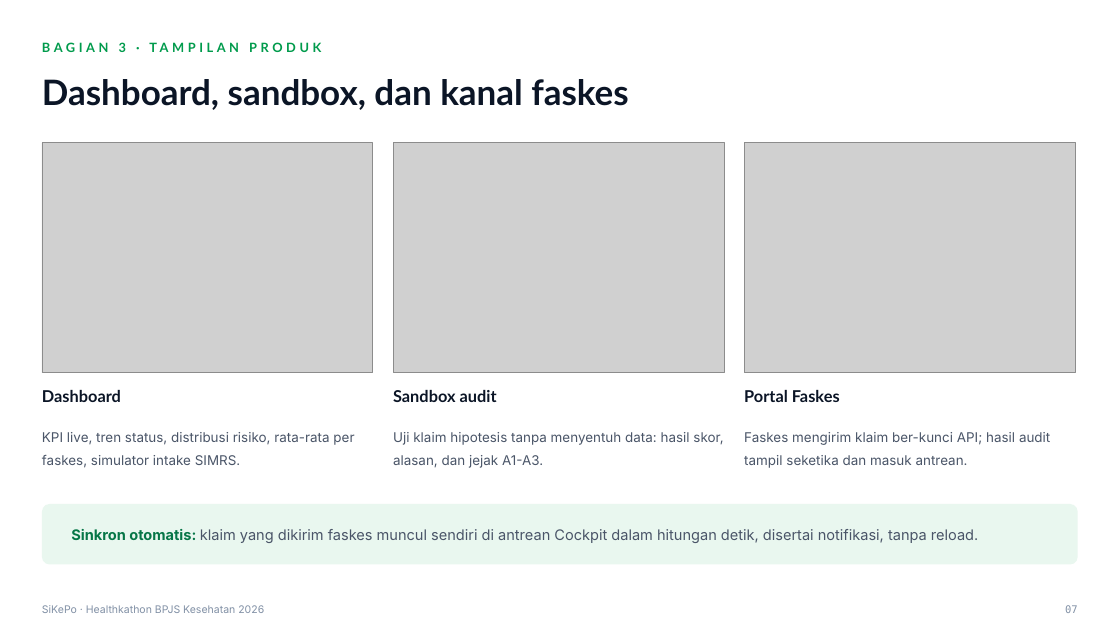
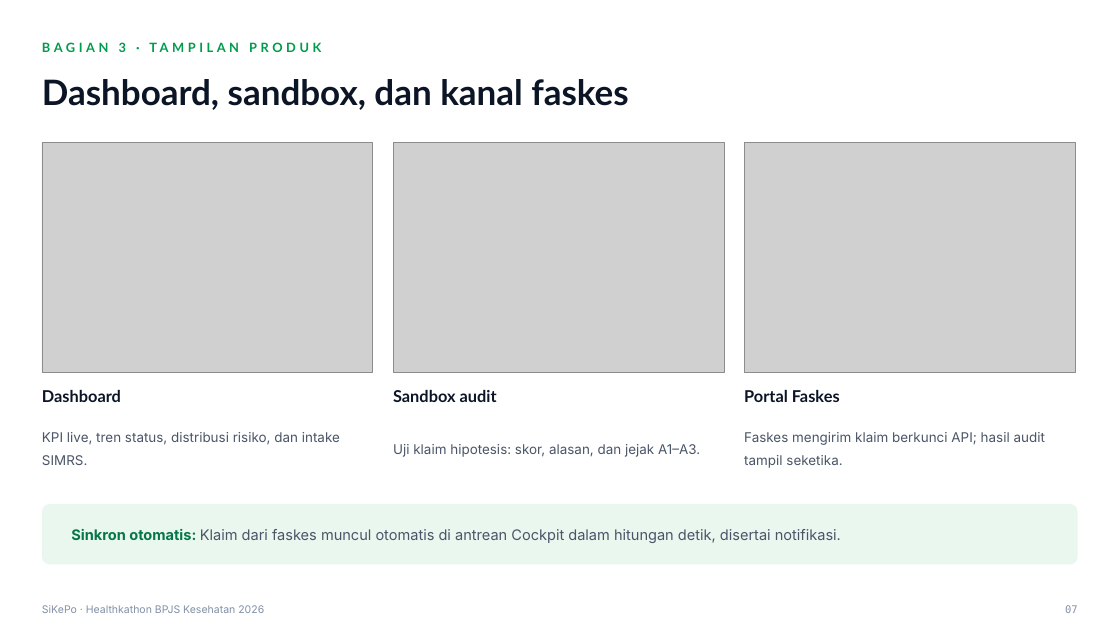
Before and after one commit to dkfadhila/sikepo, a slide deck: slide 7 of proposal/Proposal_SiKePo_Healthkathon2026.pptx. Drawn at 1120x630 pixels with LibreOffice and Linux fonts; fonts in the diff are those of the drawing; grey boxes stand for pictures. Boxes give left, top, right and bottom in pixels: in the first picture for what was removed or moved away, otherwise in the second. Text is boxed around its words. In the diff, an @@ line names an element or a change of style, - is before the commit and + after.

```diff
--- a/proposal/Proposal_SiKePo_Healthkathon2026.pptx
+++ b/proposal/Proposal_SiKePo_Healthkathon2026.pptx
@@ text at bbox=[42, 432, 340, 465]: text changed @@
-KPI live, tren status, distribusi risiko, rata-rata per faskes, simulator intake SIMRS.
+KPI live, tren status, distribusi risiko, dan intake SIMRS.
@@ text at bbox=[393, 444, 700, 457]: text changed @@
-Uji klaim hipotesis tanpa menyentuh data: hasil skor, alasan, dan jejak A1-A3.
+Uji klaim hipotesis: skor, alasan, dan jejak A1–A3.
@@ text at bbox=[744, 432, 1045, 468]: text changed @@
-Faskes mengirim klaim ber-kunci API; hasil audit tampil seketika dan masuk antrean.
+Faskes mengirim klaim berkunci API; hasil audit tampil seketika.
@@ text at bbox=[71, 529, 841, 543]: text changed @@
-Sinkron otomatis: klaim yang dikirim faskes muncul sendiri di antrean Cockpit dalam hitungan detik, disertai notifikasi, tanpa reload.
+Sinkron otomatis: Klaim dari faskes muncul otomatis di antrean Cockpit dalam hitungan detik, disertai notifikasi.
```
Also in this commit, not shown: 12 other slides changed, 2 other files.
